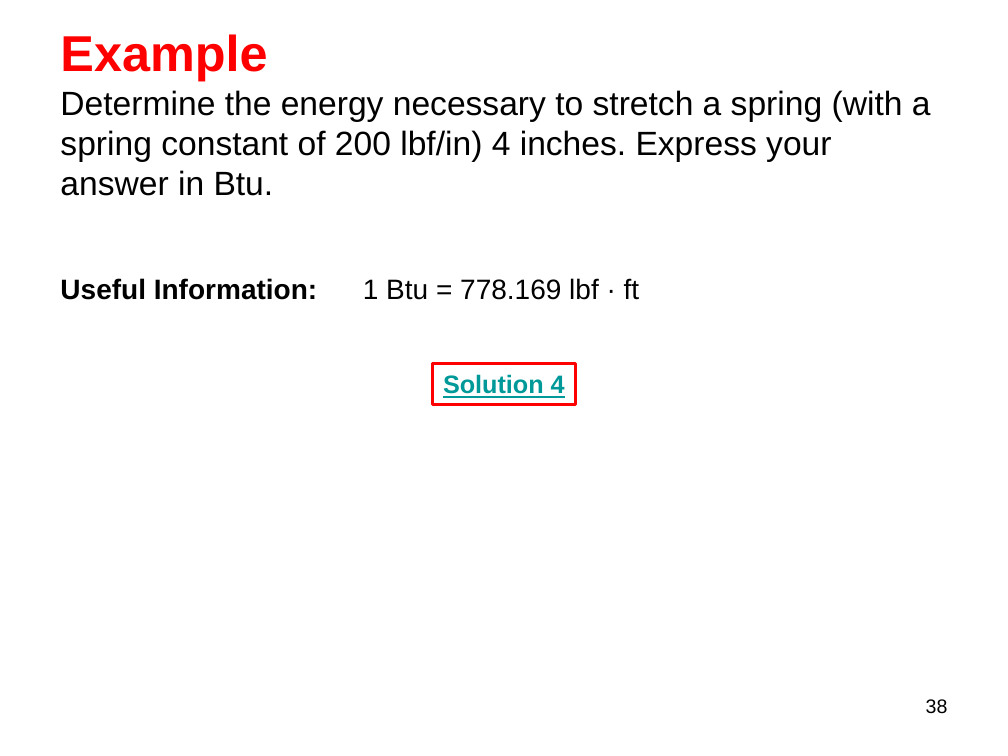
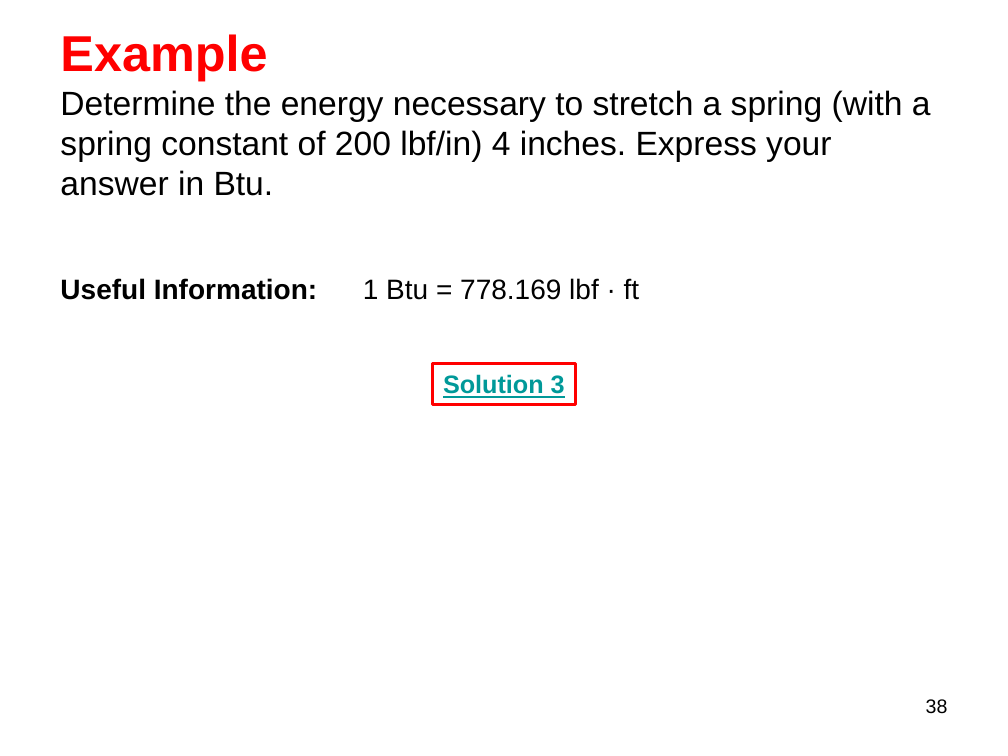
Before and after one commit to longapalooza/ENGR222, a slide deck: slide 38 of 05.First Law of Thermodynamics.pptx. Drawn at 1008x756 pixels with LibreOffice and Linux fonts; fonts in the diff are those of the drawing. Boxes give left, top, right and bottom in pixels: in the first picture for what was removed or moved away, otherwise in the second. Text is boxed around its words. In the diff, an @@ line names an element or a change of style, - is before the commit and + after.

```diff
--- a/05.First Law of Thermodynamics.pptx
+++ b/05.First Law of Thermodynamics.pptx
@@ text in rectangle at [443, 374, 565, 398]: text changed @@
-Solution 4
+Solution 3
```
